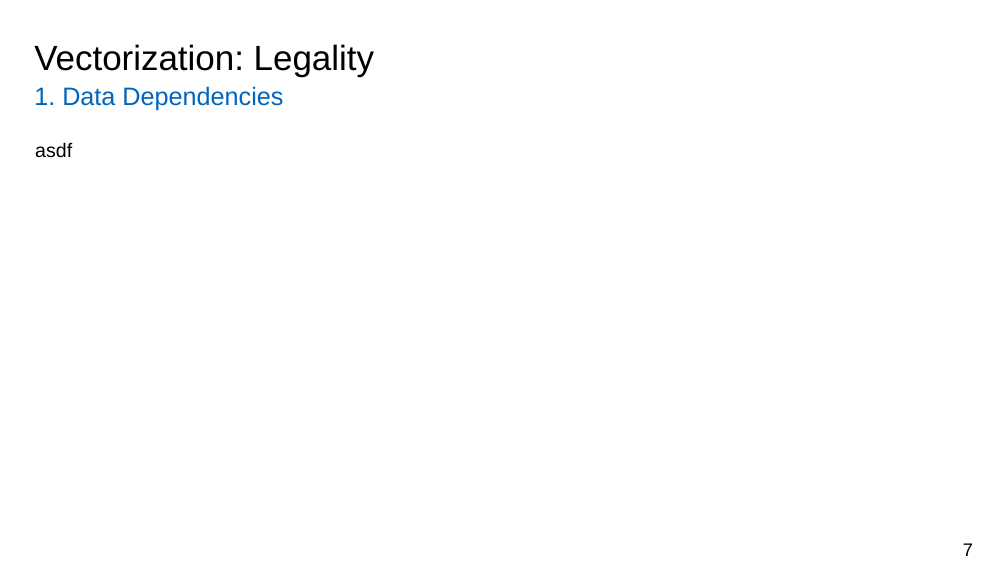
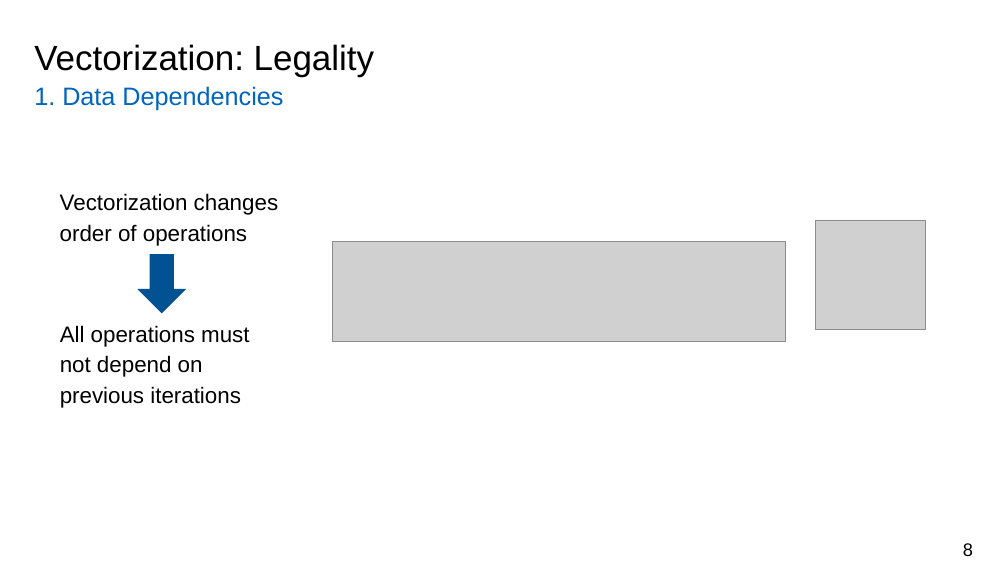
Before and after one commit to atalantus/seminar-llvm-vplan, a slide deck: slide 8 of presentation/vplan-presentation.pptx (slide 7 before the commit). Drawn at 1008x567 pixels with LibreOffice and Linux fonts; fonts in the diff are those of the drawing; grey boxes stand for pictures; background and template pictures are left out. Boxes give left, top, right and bottom in pixels: in the first picture for what was removed or moved away, otherwise in the second. Text is boxed around its words. In the diff, an @@ line names an element or a change of style, - is before the commit and + after.

```diff
--- a/presentation/vplan-presentation.pptx
+++ b/presentation/vplan-presentation.pptx
@@ text removed at [35,142,72,158] @@
-asdf
@@ text added at [60,193,278,246], 16 pt, text #000000 @@
+Vectorization changes order of operations
@@ picture added at [815,221,924,330] @@
@@ down arrow added at [137,254,185,313], fill #005293 @@
@@ picture added at [332,242,785,342] @@
@@ text added at [60,325,249,408], 16 pt, text #000000 @@
+All operations must not depend on previous iterations
@@ page number at [963,543,973,556]: text changed @@
-7
+8
```
Also in this commit, not shown: 13 other slides changed, 21 slides added, 1 slide removed.
